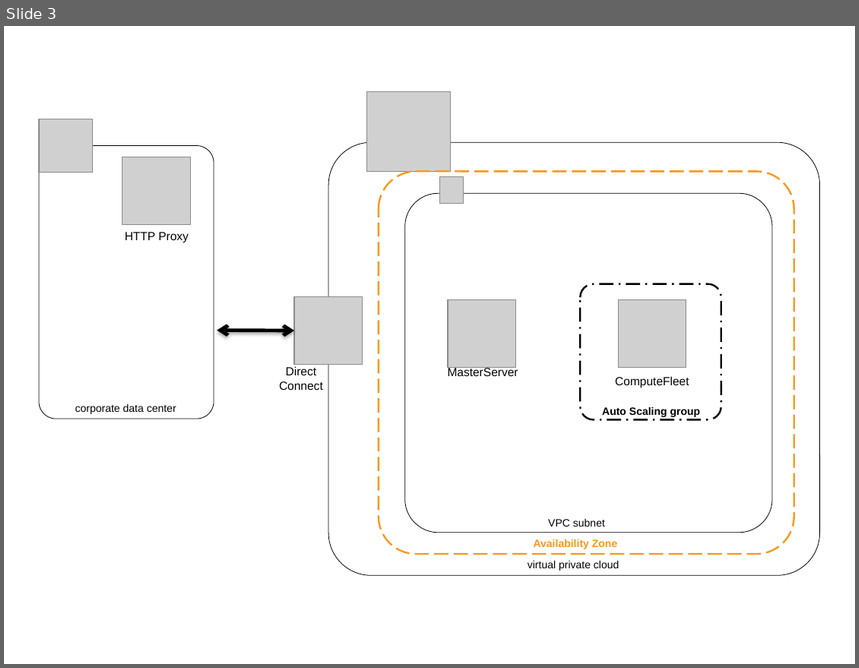
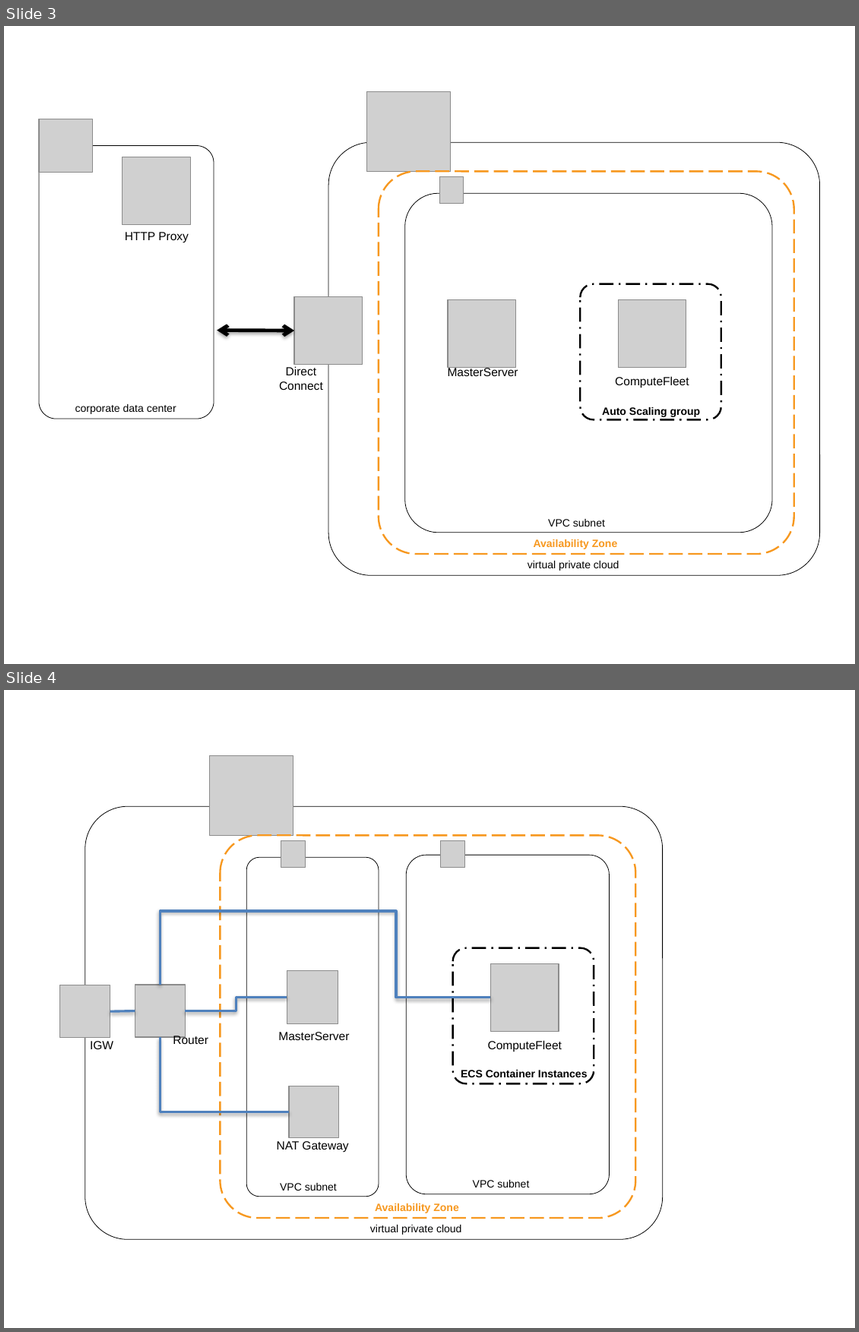
Before and after one commit to aws/aws-parallelcluster, a slide deck: docs/images/parallelcluster_networking.pptx. Shown one above the other, each under a label of ours: slide 3 before the commit, slides 3 and 4 after it. The pictures are 859x668 and 859x1332 pixels, drawn with LibreOffice and Linux fonts; fonts in the diff are those of the drawing; grey boxes stand for pictures. Boxes give left, top, right and bottom in pixels: in the first picture for what was removed or moved away, otherwise in the second. Text is boxed around its words. In the diff, an @@ line names an element or a change of style, - is before the commit and + after.

```diff
--- a/docs/images/parallelcluster_networking.pptx
+++ b/docs/images/parallelcluster_networking.pptx
@@ slide 4 added at [4, 690, 855, 1328], background #FFFFFF @@
@@ picture added at [210, 755, 294, 834] @@
@@ rounded rectangle added at [85, 806, 662, 1240], outline #000000 0.5 pt @@
@@ rounded rectangle added at [220, 836, 636, 1219], outline #F7981F 1.5 pt dashed @@
@@ picture added at [281, 840, 305, 867] @@
@@ picture added at [441, 840, 465, 867] @@
@@ rounded rectangle added at [246, 858, 379, 1198], outline #000000 0.5 pt @@
@@ rounded rectangle added at [407, 855, 610, 1195], outline #000000 0.5 pt @@
@@ elbow line added from (491, 998) to (160, 985), #4F81BD 2 pt @@
@@ rounded rectangle added at [452, 948, 594, 1084], outline #000000 1.5 pt dashed @@
@@ picture added at [60, 986, 110, 1038] @@
@@ picture added at [135, 985, 186, 1037] @@
@@ picture added at [287, 971, 338, 1024] @@
@@ picture added at [491, 964, 559, 1032] @@
@@ elbow line added from (287, 998) to (186, 1011), #4F81BD 2 pt @@
@@ line added from (135, 1011) to (110, 1011), #4F81BD 2 pt @@
@@ text added at [90, 1041, 113, 1049], 10 pt, text #000000 @@
+IGW
@@ elbow line added from (289, 1113) to (160, 1037), #4F81BD 2 pt @@
@@ text added at [173, 1035, 208, 1044], 10 pt, text #000000 @@
+Router
@@ text added at [278, 1032, 349, 1040], 10 pt, text #000000 @@
+MasterServer
@@ text added at [488, 1040, 562, 1052], 10 pt, text #000000 @@
+ComputeFleet
@@ text added at [461, 1070, 588, 1078], 9 pt, text #000000, bold @@
+ECS Container Instances
@@ picture added at [289, 1087, 339, 1138] @@
@@ text added at [277, 1141, 348, 1152], 10 pt, text #000000 @@
+NAT Gateway
@@ text added at [280, 1183, 337, 1191], 9 pt, text #000000 @@
+VPC subnet
@@ text added at [473, 1180, 529, 1188], 9 pt, text #000000 @@
+VPC subnet
@@ text added at [375, 1204, 458, 1214], 9 pt, text #F7981F, bold @@
+Availability Zone
@@ text added at [370, 1225, 462, 1235], 9 pt, text #000000 @@
+virtual private cloud
```
Also in this commit, not shown: 3 other files.
